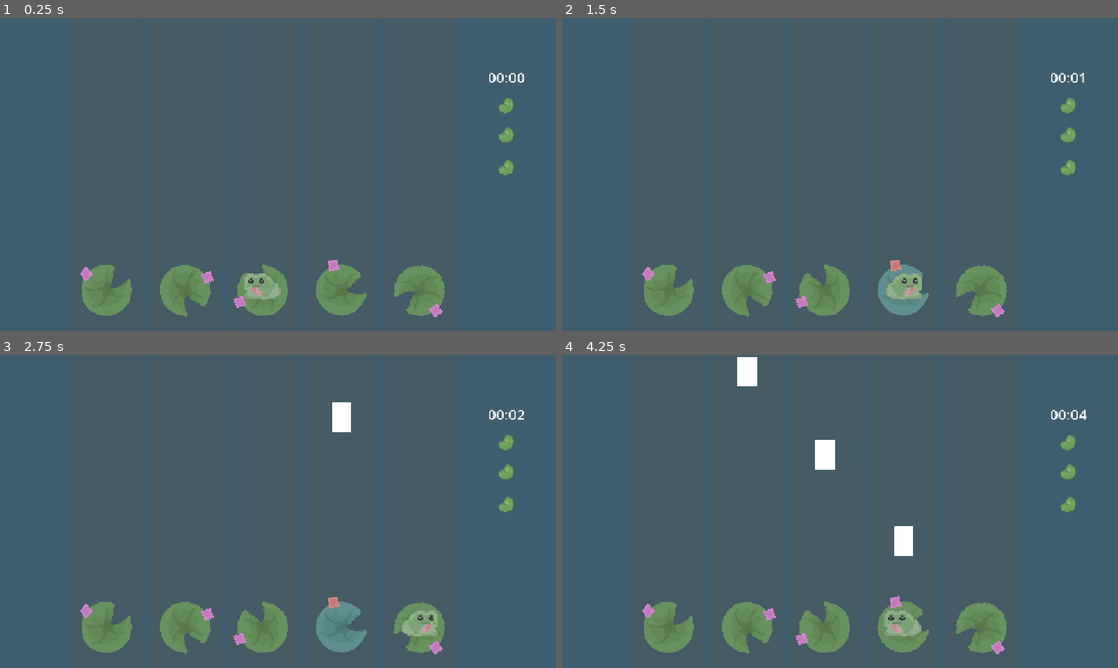
Above: before the commit, frames 1-4 (two rows, left to right).
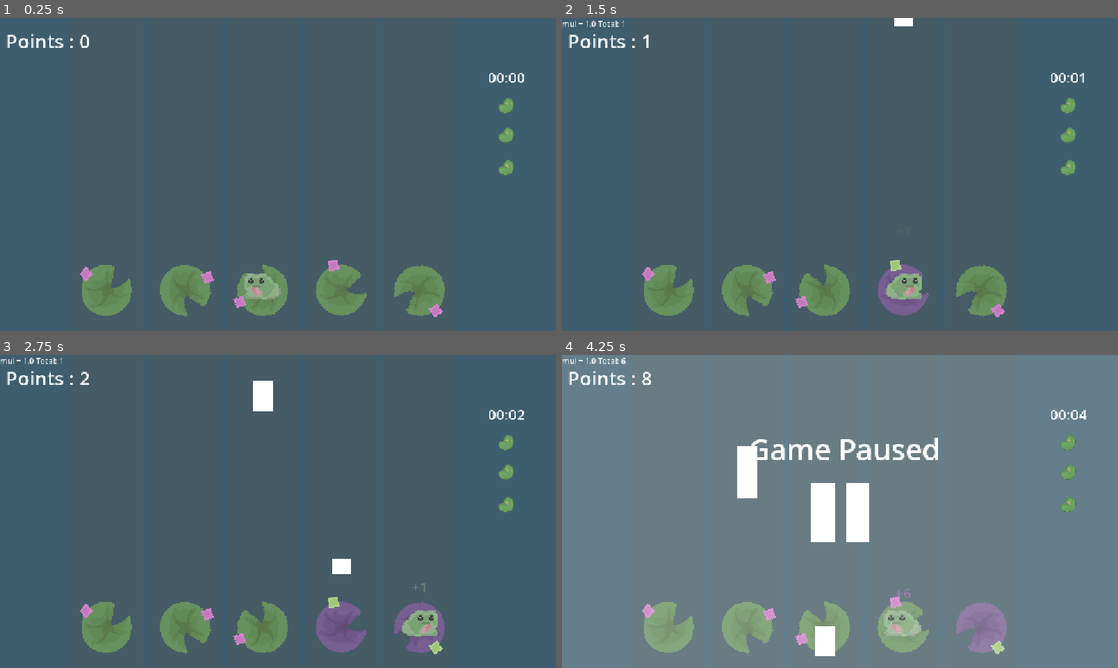
Above: after the commit, the same moments.

Repository: NK-1-10/hoppy-frog
Game: Godot game, scene res://game/game.tscn
The game is run twice, just before and just after one commit, with the same random seed, the same clock (stepped at 60 frames per second) and the same inputs. This scene is started directly instead of the project's main scene. Sound files missing from this copy of the repository are replaced by a short silence.
Inputs (mouse positions are in pixels of both pictures, inside the frame that each line leads up to):
- Up to frame 1 (0.25 s): no input
- Up to frame 2 (1.5 s): tap Enter at 0.5 s; move the mouse to (962, 158) at 0.52 s; hold Right (ui_right) 0.53-1.28 s; tap Alt at 0.6 s; click (962, 158) at 0.67 s; move the mouse to (728, 190) at 1.27 s; hold Down from 1.28 s (still down); tap Shift at 1.35 s; click (728, 190) at 1.42 s
- Up to frame 3 (2.75 s): move the mouse to (333, 442) at 2.02 s; release Down at 2.03 s; hold Right (ui_right) from 2.03 s (still down); tap Alt at 2.1 s; click (333, 442) at 2.17 s
- Up to frame 4 (4.25 s): move the mouse to (812, 574) at 2.77 s; release Right (ui_right) at 2.78 s; hold Up 2.78-3.53 s; tap Shift at 2.85 s; click (812, 574) at 2.92 s; move the mouse to (1006, 558) at 3.52 s; hold Left (ui_left) from 3.53 s (still down); tap Alt at 3.6 s; click (1006, 558) at 3.67 s; tap P (pause) at 4.15 s

The runs differ from the first frame. In frame 1, 0.2% of the frame differs, in the area x 1-80%, y 5-87%; in frame 2, 1.1%; in frame 3, 2.9%; in frame 4, 99%, in the area x 0-100%, y 0-100%.

Commit message:
beat, streak, notes, restart
added the main music system, gave rarities for the lilypads and a different pitch. Restart i working

Diff:
--- a/game/camera_2d.gd
+++ b/game/camera_2d.gd
@@ -7,7 +7,8 @@
 	Signals.landed.connect(add_shake)
 
 func add_shake():
-	shake = 1
+	var m = min(Global.streak, 4)
+	shake = 2.0*pow(1.4,m)
 
 func _process(delta):
 	if shake > 0:
--- a/game/game.gd
+++ b/game/game.gd
@@ -22,6 +22,7 @@
 func _process(delta: float) -> void:
 	pass
 
+
 func _on_add_car_timeout() -> void:
 	add_car()
 	car_timer.start()
@@ -41,7 +42,6 @@
 	if Global.hearts == 0:
 		death_screen.visible = true
 		r.visible= true
-		#await get_tree().create_timer(0.3).timeout
 		get_tree().paused = true
 
 func _on_button_pressed() -> void: #this is the restart button
@@ -51,3 +51,8 @@
 	r.visible= false
 	get_tree().call_group("avoidable", "queue_free")
 	$frog.position = Vector2(546, 557.0)
+
+
+
+func _on_sp_timeout() -> void:
+	Global.speed += 5
--- a/game/game.tscn
+++ b/game/game.tscn
@@ -12,6 +12,8 @@
 [ext_resource type="Texture2D" uid="uid://cy8mnfpd6fdi0" path="res://assets/pink l.PNG" id="7_3vho3"]
 [ext_resource type="Texture2D" uid="uid://gf24iw3gpm25" path="res://assets/red l.PNG" id="8_qf6n1"]
 [ext_resource type="Script" uid="uid://bx6hdpe1kkhv0" path="res://game/camera_2d.gd" id="12_qf6n1"]
+[ext_resource type="AudioStream" uid="uid://bwk42n0st1g7p" path="res://assets/sound/dragon-studio-ding-402325.mp3" id="13_vsp63"]
+[ext_resource type="AudioStream" uid="uid://6kfrmtrps1bh" path="res://assets/sound/deawthanapon-lofi-relax-beat-loop-bpm-88-eb-major-ii-v-i-361752.mp3" id="14_b686c"]
 
 [sub_resource type="SpriteFrames" id="SpriteFrames_vsp63"]
 animations = [{
@@ -128,7 +130,6 @@
 texture = ExtResource("3_h7iqs")
 
 [node name="death" type="Node2D" parent="ui" unique_id=2026537542]
-visible = false
 
 [node name="ColorRect" type="ColorRect" parent="ui/death" unique_id=156127788]
 offset_right = 1153.0
@@ -165,9 +166,60 @@
 offset_bottom = 40.0
 script = ExtResource("4_3vho3")
 
+[node name="CanvasLayer" type="CanvasLayer" parent="ui/pause" unique_id=984522162]
+
+[node name="ColorRect" type="ColorRect" parent="ui/pause/CanvasLayer" unique_id=1135143378]
+anchors_preset = 15
+anchor_right = 1.0
+anchor_bottom = 1.0
+grow_horizontal = 2
+grow_vertical = 2
+color = Color(1, 1, 1, 0.19607843)
+
+[node name="ColorRect2" type="ColorRect" parent="ui/pause/CanvasLayer" unique_id=193610060]
+offset_left = 516.0
+offset_top = 264.0
+offset_right = 565.0
+offset_bottom = 388.0
+
+[node name="ColorRect3" type="ColorRect" parent="ui/pause/CanvasLayer" unique_id=1021635269]
+offset_left = 588.0
+offset_top = 264.0
+offset_right = 637.0
+offset_bottom = 388.0
+
+[node name="Label" type="Label" parent="ui/pause/CanvasLayer" unique_id=117438600]
+offset_left = 387.0
+offset_top = 153.0
+offset_right = 784.0
+offset_bottom = 236.0
+theme_override_font_sizes/font_size = 60
+text = "Game Paused"
+
+[node name="p" type="Label" parent="ui" unique_id=592609017]
+offset_left = 12.0
+offset_top = 20.0
+offset_right = 133.0
+offset_bottom = 75.0
+theme_override_font_sizes/font_size = 40
+text = "Points : 0"
+
+[node name="added" type="Label" parent="ui" unique_id=1847233882]
+offset_left = 362.0
+offset_top = 469.0
+offset_right = 403.0
+offset_bottom = 511.0
+theme_override_font_sizes/font_size = 30
+text = "+N"
+
+[node name="ttt" type="Label" parent="ui" unique_id=961654598]
+offset_right = 40.0
+offset_bottom = 23.0
+
 [node name="pads" type="Node2D" parent="." unique_id=1079923828]
 position = Vector2(0, 8)
 script = ExtResource("3_l8g03")
+c = [Color(0.47554845, 0.61967266, 0.40897486, 1), Color(0.470118, 0.68214446, 0.65703404, 1), Color(0.6072584, 0.5102132, 0.7185799, 1), Color(0.6968581, 0.48503006, 0.6367575, 1), Color(0.7697391, 0.51708555, 0.5660613, 1)]
 
 [node name="first" type="AnimatedSprite2D" parent="pads" unique_id=515834726]
 position = Vector2(229, 557)
@@ -206,5 +258,21 @@
 position = Vector2(577, 325)
 script = ExtResource("12_qf6n1")
 
+[node name="sounds" type="Node2D" parent="." unique_id=885427908]
+
+[node name="lily" type="AudioStreamPlayer2D" parent="sounds" unique_id=2136481000]
+stream = ExtResource("13_vsp63")
+volume_db = 5.0
+
+[node name="loop" type="AudioStreamPlayer2D" parent="sounds" unique_id=351830655]
+stream = ExtResource("14_b686c")
+autoplay = true
+parameters/looping = true
+
+[node name="sp" type="Timer" parent="." unique_id=303291957]
+wait_time = 5.0
+autostart = true
+
 [connection signal="timeout" from="addCar" to="." method="_on_add_car_timeout"]
 [connection signal="pressed" from="ui/death/Button" to="." method="_on_button_pressed"]
+[connection signal="timeout" from="sp" to="." method="_on_sp_timeout"]
--- a/game/global.gd
+++ b/game/global.gd
@@ -4,22 +4,26 @@
 var currentx = 546
 var time = 0
 var playing = false
+var points = 0
+var streak = 0
 
 func _ready() -> void:
-
 	hearts = 3
 	Signals.hp.emit()
+
 
 func restart():
 	hearts = 3
 	Signals.hp.emit()
+	Signals.restart.emit()
 	speed = 350
 	currentx = 546
+	points = 0
+	time = 0
 
 
 func Loosehearts():
 	hearts -= 1
-	print(hearts)
 	Signals.hp.emit()
 	if hearts <= 0:
 		die()
--- a/game/pads.gd
+++ b/game/pads.gd
@@ -1,33 +1,123 @@
 extends Node2D
+
+var locations = [222,384, 546,708, 870 ]
+@export var c = [Color(), Color(), Color(), Color(), Color()]
+@onready var point_txt = $"../ui/p"
 @onready var lilies = [$first, $second, $third, $forth, $fifth]
-var locations = [222,384, 546,708, 870 ]
+@onready var add = $"../ui/added"
+
+signal beat
+
+@export var bpm = 88.0
+@export var offset =  0
+var window = 0.1
+var last_beat = -1
+
+@onready var music = $"../sounds/loop"
+
+var weight = [50, 70, 85, 95, 100]
+var points = [1, 3, 6 , 10, 20,]
+
+var pitch = [1.0 , 1.12, 1.26, 1.5, 1.68]
 
 func _ready() -> void:
+	Signals.restart.connect(restart)
+	beat.connect(func(): for p in lilies: bobble(p))
+	add.position.y = 557
+	add.position.x = 546
+	add.visible = false
+	Signals.jumped.connect(on_jump)
 	Signals.landed.connect(change)
 	for n in 5:
 		lilies[n].frame = 0
 		lilies[n].position.x = locations[n]
 
-func _process(delta: float) -> void:
-	pass
+func restart():
+	ttt.text = "mul = 1" + " Total: 0"
+	point_txt.text = "Points : 0"
+
+func roll():
+	var r = randi_range(1, 100)
+	for i in weight.size():
+		var num  = weight[i]
+		if num >= r:
+			return i
+	return 0
 
 func change():
-	var roll = randi_range(1,5)
+	if hop_on_beat:
+		Global.streak += 1
+	else:
+		Global.streak = 0
 	var pos = $"../frog".position.x
 	var pad
 	for n in 5:
 		if pos == locations[n]:
 			pad = lilies[n]
-	if  roll == 2 || roll == 4:
-		pad.frame = 0
-		bobble(pad)
-	else:
-		var r = randi_range(1, 4)
-		pad.frame = r
-		bobble(pad)
+	var old = pad.frame
+	var poi = points[old]
 
+	var gained = calc_point(poi)
+	txt(old, gained)
+
+	play_note(old)
+
+	pad.frame = roll()
+
+	bobble(pad)
+
+@onready var ttt = $"../ui/ttt"
+
+func calc_point(p):
+	var mul = 1.0 + min(Global.streak, 4)*0.5
+	print(mul)
+	var total = roundi(p*mul)
+	print(total)
+	ttt.text = "mul = "+ str(mul) + " Total: "+str(total)
+	Global.points += total
+	point_txt.text = "Points : "+ str(Global.points)
+	return total
+
+func txt(frame, p):
+	add.text = "+"+str(p)
+	add.modulate = c[frame]
+	add.modulate.a = 1.0
+	add.position.y = $"../frog".position.y - 70
+	add.position.x = $"../frog".position.x - 18
+	add.visible = true
+
+	var tween = create_tween().set_parallel()
+	tween.tween_property(add, "position:y", add.position.y - 80, 0.5)
+	tween.tween_property(add, "modulate:a", 0.0, 0.5)
+	await tween.finished
+	add.visible = false
+	add.position.y = 557
+
+func play_note(which):
+	$"../sounds/lily".pitch_scale = pitch[which]
+	$"../sounds/lily".play()
 
 func bobble(pad):
 	var tween = create_tween()
 	tween.tween_property(pad, "scale", Vector2(2.15, 2.15), 0.08).set_ease(Tween.EASE_OUT)
 	tween.tween_property(pad, "scale", Vector2(2, 2), 0.08).set_trans(Tween.TRANS_ELASTIC).set_ease(Tween.EASE_OUT)
+
+var hop_on_beat = false
+func on_jump():
+	hop_on_beat = is_on_beat()
+
+func song_pos() -> float:
+	return music.get_playback_position() + AudioServer.get_time_since_last_mix() - AudioServer.get_output_latency() - offset
+
+func beat_len() -> float:
+	return 60.0/bpm
+
+func is_on_beat()-> bool:
+	var phase = fmod(song_pos(), beat_len())
+	return phase  <window or phase> beat_len() - window
+
+func _process(delta: float) -> void:
+	var b = int(song_pos()/beat_len())
+	if b!= last_beat:
+		last_beat = b
+		beat.emit()
--- a/game/pause.gd
+++ b/game/pause.gd
@@ -1,10 +1,14 @@
 extends Control
 var paused = false
 
+@onready var layer = $CanvasLayer
+
 func _ready() -> void:
+	layer.visible = false
 	paused = false
 
 func _process(delta: float) -> void:
 	if Input.is_action_just_pressed("pause") and Global.hearts > 0:
 		get_tree().paused = !get_tree().paused
 		visible = get_tree().paused
+		layer.visible = !layer.visible
--- a/game/signals.gd
+++ b/game/signals.gd
@@ -2,3 +2,5 @@
 
 signal hp()
 signal landed(where)
+signal jumped()
+signal restart()
--- a/game/ui.gd
+++ b/game/ui.gd
@@ -4,8 +4,12 @@
 var min = 0 ; var sec = 0
 
 func _ready() -> void:
+	Signals.restart.connect(restart)
 	Global.time = 0
 	min = 0 ; sec = 0
+
+func restart():
+	time.text = "00:00"
 
 func _process(delta: float) -> void:
 	if Global.playing:
--- a/objects/frog.gd
+++ b/objects/frog.gd
@@ -8,7 +8,21 @@
 
 func _ready() -> void:
 	frog.position = Vector2(546, 557.0)
+	Signals.restart.connect(restart)
 
+var tween
+var tween2
+
+func restart():
+	if tween: tween.kill()
+	if tween2: tween2.kill()
+	Global.currentx = 546
+	frog.position = Vector2(546, 557.0)
+	$Sprite2D.frame = 0
+	moving = false
+	stunned = false
+	can_hurt = true
+	visible = true
 
 func _physics_process(delta: float) -> void:
 	if Input.is_action_just_pressed("ui_right") and not moving and not stunned:
@@ -16,12 +30,14 @@
 			return
 		else:
 			jump("right")
+			Signals.jumped.emit()
 			$Sprite2D.flip_h = true
 	elif Input.is_action_just_pressed("ui_left") and not moving and not stunned:
 		if Global.currentx == 222:
 			return
 		else:
 			jump("left")
+			Signals.jumped.emit()
 			$Sprite2D.flip_h = false
 
 
@@ -35,15 +51,14 @@
 	if where == "right":
 		how_much = s
 	else: how_much = -s
-	var tween = create_tween()
-	var tween2 = create_tween()
+	tween = create_tween()
+	tween2 = create_tween()
 	Global.currentx = Global.currentx + how_much
 	tween2.tween_property(self, "position:y", y+height, 0.25)
 	tween.tween_property(self, "position:x", Global.currentx , 0.5)
 	tween2.tween_property(self, "position:y", y, 0.25)
 	await tween.finished
 	$Sprite2D.frame = 0
-	print(Global.currentx)
 	Signals.landed.emit()
 	moving = false
 
@@ -60,3 +75,7 @@
 			await get_tree().create_timer(0.08).timeout
 		can_hurt = true
 		stunned= false
+		for b in $Area2D.get_overlapping_bodies():
+			if b.is_in_group("avoidable"):
+				_on_area_2d_body_entered(b)
+				break
--- a/objects/obsticle.gd
+++ b/objects/obsticle.gd
@@ -1,11 +1,19 @@
-extends AnimatableBody2D
+extends Node2D
 var moving = true
-var speed = 350
+
+@onready var one = $one
+@onready var two = $two
+@onready var three = $three
 
 func _ready() -> void:
-	pass # Replace with function body.
+	var logs = [one, two ,three]
+	var pick = randi_range(0, 2)
+	for i in 3:
+		if i != pick:
+			logs[i].queue_free()
+	logs[pick].add_to_group("avoidable")
 
-func _process(delta: float) -> void:
-	position.y += speed*delta
+func _physics_process(delta: float) -> void:
+	position.y += Global.speed*delta
 	if position.y >= 700:
 		queue_free()
--- a/objects/obsticle.tscn
+++ b/objects/obsticle.tscn
@@ -5,16 +5,53 @@
 [sub_resource type="RectangleShape2D" id="RectangleShape2D_ek8pa"]
 size = Vector2(44, 66)
 
-[node name="obsticle" type="AnimatableBody2D" unique_id=612860622]
+[sub_resource type="RectangleShape2D" id="RectangleShape2D_h1fgk"]
+size = Vector2(44, 112)
+
+[sub_resource type="RectangleShape2D" id="RectangleShape2D_rewcu"]
+size = Vector2(44, 36)
+
+[node name="obsticle" type="Node2D" unique_id=1368537422]
 script = ExtResource("1_h1fgk")
 
-[node name="ColorRect" type="ColorRect" parent="." unique_id=1434159771]
+[node name="one" type="AnimatableBody2D" parent="." unique_id=1955650815]
+sync_to_physics = false
+
+[node name="ColorRect" type="ColorRect" parent="one" unique_id=1434159771]
 offset_left = -20.0
 offset_top = -30.0
 offset_right = 20.0
 offset_bottom = 32.0
 mouse_filter = 2
 
-[node name="CollisionShape2D" type="CollisionShape2D" parent="." unique_id=2078123841]
+[node name="CollisionShape2D" type="CollisionShape2D" parent="one" unique_id=2078123841]
 position = Vector2(0, 1)
 shape = SubResource("RectangleShape2D_ek8pa")
+
+[node name="two" type="AnimatableBody2D" parent="." unique_id=3937437]
+sync_to_physics = false
+
+[node name="ColorRect" type="ColorRect" parent="two" unique_id=839568141]
+offset_left = -20.0
+offset_top = -55.0
+offset_right = 20.0
+offset_bottom = 52.0
+mouse_filter = 2
+
+[node name="CollisionShape2D" type="CollisionShape2D" parent="two" unique_id=1390808263]
+position = Vector2(0, -1)
+shape = SubResource("RectangleShape2D_h1fgk")
+
+[node name="three" type="AnimatableBody2D" parent="." unique_id=388400070]
+sync_to_physics = false
+
+[node name="ColorRect" type="ColorRect" parent="three" unique_id=1801359202]
+offset_left = -20.0
+offset_top = -14.0
+offset_right = 20.0
+offset_bottom = 18.0
+mouse_filter = 2
+
+[node name="CollisionShape2D" type="CollisionShape2D" parent="three" unique_id=269605914]
+position = Vector2(0, 2)
+shape = SubResource("RectangleShape2D_rewcu")
--- a/project.godot
+++ b/project.godot
@@ -35,6 +35,22 @@
 
 [input]
 
+ui_left={
+"deadzone": 0.5,
+"events": [Object(InputEventKey,"resource_local_to_scene":false,"resource_name":"","device":0,"window_id":0,"alt_pressed":false,"shift_pressed":false,"ctrl_pressed":false,"meta_pressed":false,"pressed":false,"keycode":4194319,"physical_keycode":0,"key_label":0,"unicode":0,"location":0,"echo":false,"script":null)
+, Object(InputEventJoypadButton,"resource_local_to_scene":false,"resource_name":"","device":-1,"button_index":13,"pressure":0.0,"pressed":false,"script":null)
+, Object(InputEventJoypadMotion,"resource_local_to_scene":false,"resource_name":"","device":-1,"axis":0,"axis_value":-1.0,"script":null)
+, Object(InputEventKey,"resource_local_to_scene":false,"resource_name":"","device":-1,"window_id":0,"alt_pressed":false,"shift_pressed":false,"ctrl_pressed":false,"meta_pressed":false,"pressed":false,"keycode":0,"physical_keycode":65,"key_label":0,"unicode":97,"location":0,"echo":false,"script":null)
+]
+}
+ui_right={
+"deadzone": 0.5,
+"events": [Object(InputEventKey,"resource_local_to_scene":false,"resource_name":"","device":0,"window_id":0,"alt_pressed":false,"shift_pressed":false,"ctrl_pressed":false,"meta_pressed":false,"pressed":false,"keycode":4194321,"physical_keycode":0,"key_label":0,"unicode":0,"location":0,"echo":false,"script":null)
+, Object(InputEventJoypadButton,"resource_local_to_scene":false,"resource_name":"","device":-1,"button_index":14,"pressure":0.0,"pressed":false,"script":null)
+, Object(InputEventJoypadMotion,"resource_local_to_scene":false,"resource_name":"","device":-1,"axis":0,"axis_value":1.0,"script":null)
+, Object(InputEventKey,"resource_local_to_scene":false,"resource_name":"","device":-1,"window_id":0,"alt_pressed":false,"shift_pressed":false,"ctrl_pressed":false,"meta_pressed":false,"pressed":false,"keycode":0,"physical_keycode":68,"key_label":0,"unicode":100,"location":0,"echo":false,"script":null)
+]
+}
 pause={
 "deadzone": 0.2,
 "events": [Object(InputEventKey,"resource_local_to_scene":false,"resource_name":"","device":-1,"window_id":0,"alt_press …(192 unchanged characters)…
Not shown, added: assets/sound/deawthanapon-lofi-relax-beat-loop-bpm-88-eb-major-ii-v-i-361752.mp3.import
Not shown, added: assets/sound/dragon-studio-ding-402325.mp3.import
Not shown, added: assets/sound/deawthanapon-lofi-relax-beat-loop-bpm-88-eb-major-ii-v-i-361752.mp3
Not shown, added: assets/sound/dragon-studio-ding-402325.mp3
